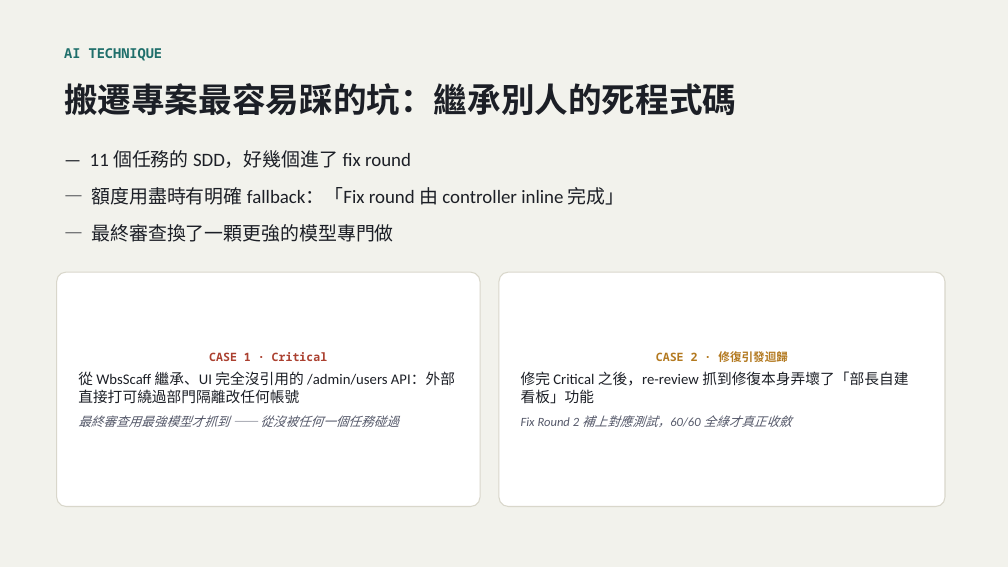
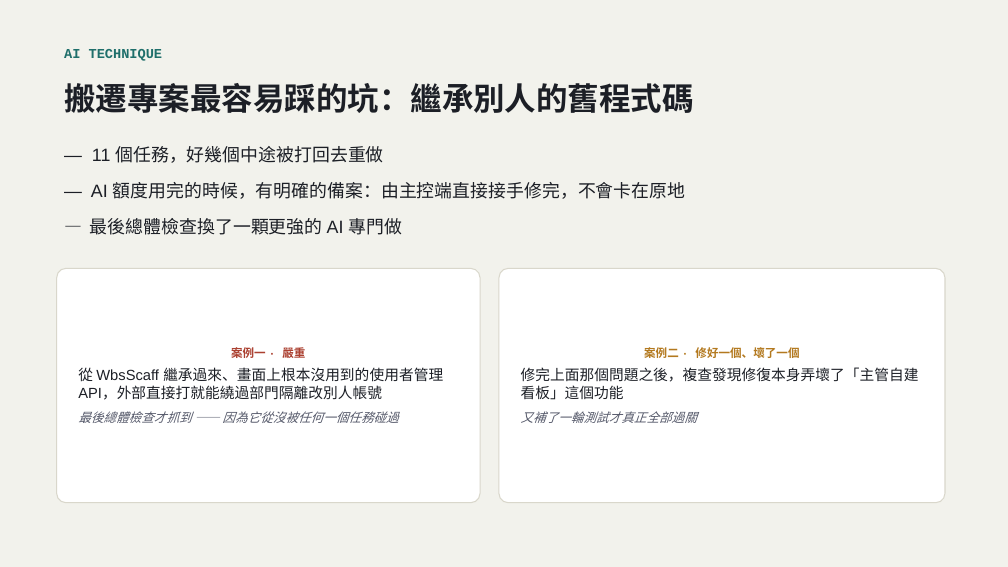
Before and after one commit to LinGaOscar/Spring-MissionBoard, a slide deck: slide 12 of docs/從HTML到SaaS_AI開發技巧回顧.pptx (slide 8 before the commit). Drawn at 1008x567 pixels with LibreOffice and Linux fonts; fonts in the diff are those of the drawing. Boxes give left, top, right and bottom in pixels: in the first picture for what was removed or moved away, otherwise in the second. Text is boxed around its words. In the diff, an @@ line names an element or a change of style, - is before the commit and + after.

```diff
--- a/docs/從HTML到SaaS_AI開發技巧回顧.pptx
+++ b/docs/從HTML到SaaS_AI開發技巧回顧.pptx
@@ text "AI TECHNIQUE" at [64,49,163,61]: font Noto Sans Mono to Courier New @@
@@ text at [64,83,694,113]: text changed; size 32 to 30 pt @@
-搬遷專案最容易踩的坑：繼承別人的死程式碼
+搬遷專案最容易踩的坑：繼承別人的舊程式碼
@@ text at [90,146,686,235]: text changed; size 18 to 17 pt; font Calibri to Arial @@
-— 11 個任務的 SDD，好幾個進了 fix round
-— 額度用盡時有明確 fallback：「Fix round 由 controller inline 完成」
-— 最終審查換了一顆更強的模型專門做
+— 11 個任務，好幾個中途被打回去重做
+— AI 額度用完的時候，有明確的備案：由主控端直接接手修完，不會卡在原地
+— 最後總體檢查換了一顆更強的 AI 專門做
@@ rounded rectangle "案例一 · 嚴重": place and size @@
-rounded rectangle "案例一 · 嚴重" at [57,272,480,507]
+rounded rectangle "案例一 · 嚴重" at [57,268,480,503]
@@ rounded rectangle "案例二 · 修好一個、壞了一個": place and size @@
-rounded rectangle "案例二 · 修好一個、壞了一個" at [499,272,945,507]
+rounded rectangle "案例二 · 修好一個、壞了一個" at [499,268,945,503]
@@ text in rounded rectangle at [78,345,443,423]: text changed; font Calibri to Arial @@
-CASE 1 · Critical
-從 WbsScaff 繼承、UI 完全沒引用的 /admin/users API：外部直接打可繞過部門隔離改任何帳號
-最終審查用最強模型才抓到 —— 從沒被任何一個任務碰過
+案例一 · 嚴重
+從 WbsScaff 繼承過來、畫面上根本沒用到的使用者管理 API，外部直接打就能繞過部門隔離改別人帳號
+最後總體檢查才抓到 —— 因為它從沒被任何一個任務碰過
@@ text in rounded rectangle at [521,347,919,423]: text changed; font Calibri to Arial @@
-CASE 2 · 修復引發迴歸
-修完 Critical 之後，re-review 抓到修復本身弄壞了「部長自建看板」功能
-Fix Round 2 補上對應測試，60/60 全綠才真正收斂
+案例二 · 修好一個、壞了一個
+修完上面那個問題之後，複查發現修復本身弄壞了「主管自建看板」這個功能
+又補了一輪測試才真正全部過關
```
Also in this commit, not shown: 17 other slides changed, 10 slides added.
